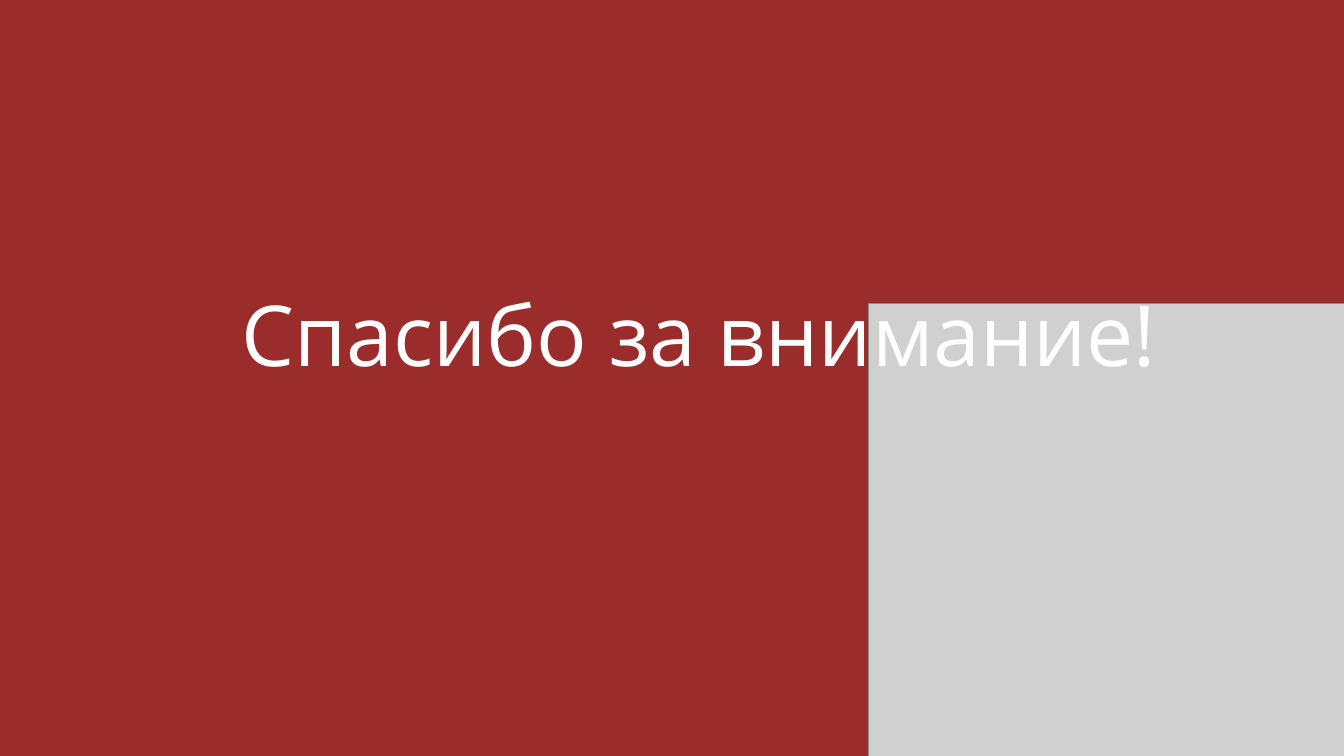
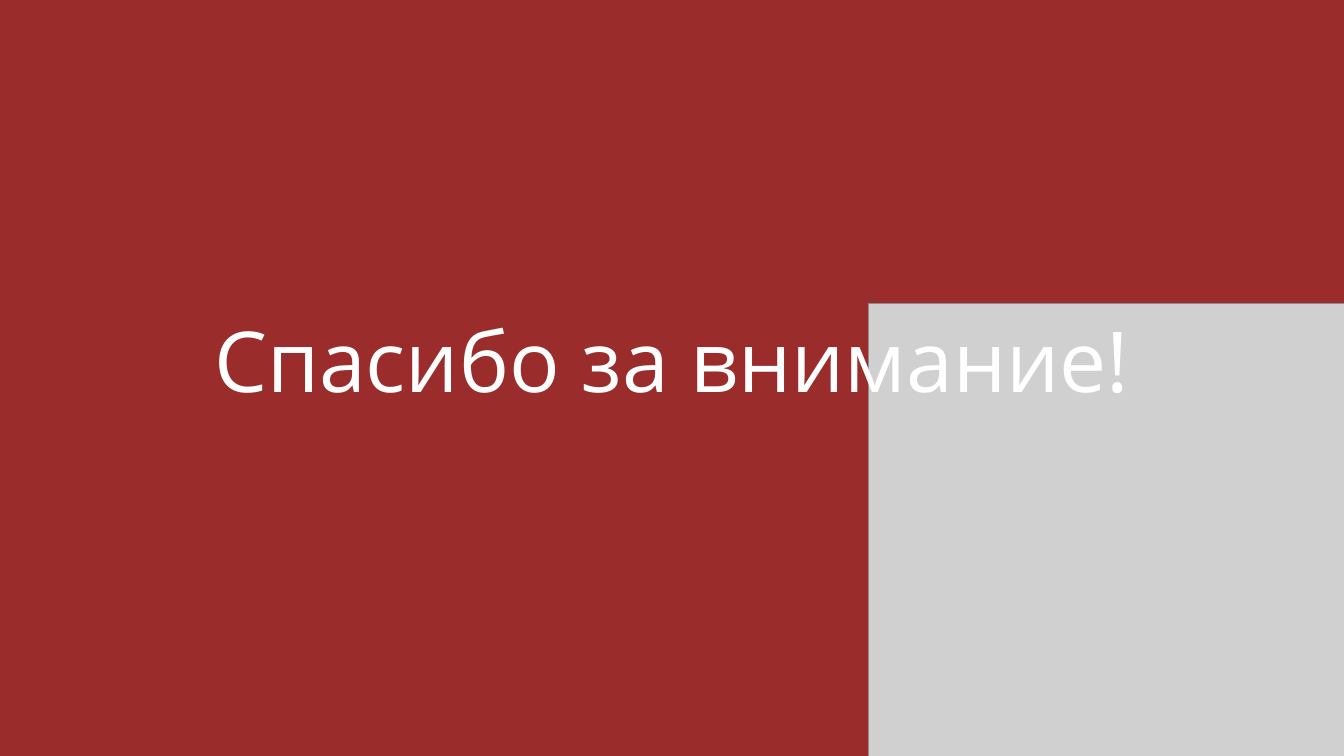
Before and after one commit to FAKENEWS-PROJECT/fakenewsProject, a slide deck: slide 10 of Семинар 20.01.2022/распознавание фейковых новостей.pptx (slide 9 before the commit). Drawn at 1344x756 pixels with LibreOffice and Linux fonts; fonts in the diff are those of the drawing; grey boxes stand for pictures. Boxes give left, top, right and bottom in pixels: in the first picture for what was removed or moved away, otherwise in the second. Text is boxed around its words. In the diff, an @@ line names an element or a change of style, - is before the commit and + after.

```diff
--- a/Семинар 20.01.2022/распознавание фейковых новостей.pptx
+++ b/Семинар 20.01.2022/распознавание фейковых новостей.pptx
@@ text "Спасибо за внимание!": place and size @@
-text "Спасибо за внимание!" at [242,287,1156,387]
+text "Спасибо за внимание!" at [214,314,1129,414]
```
Also in this commit, not shown: 4 other slides changed, 1 slide added.
